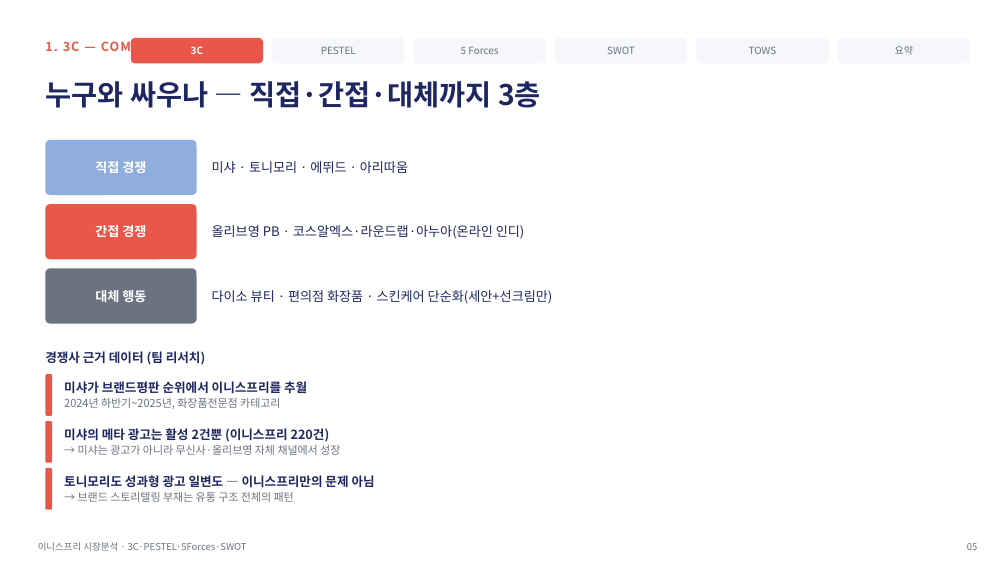
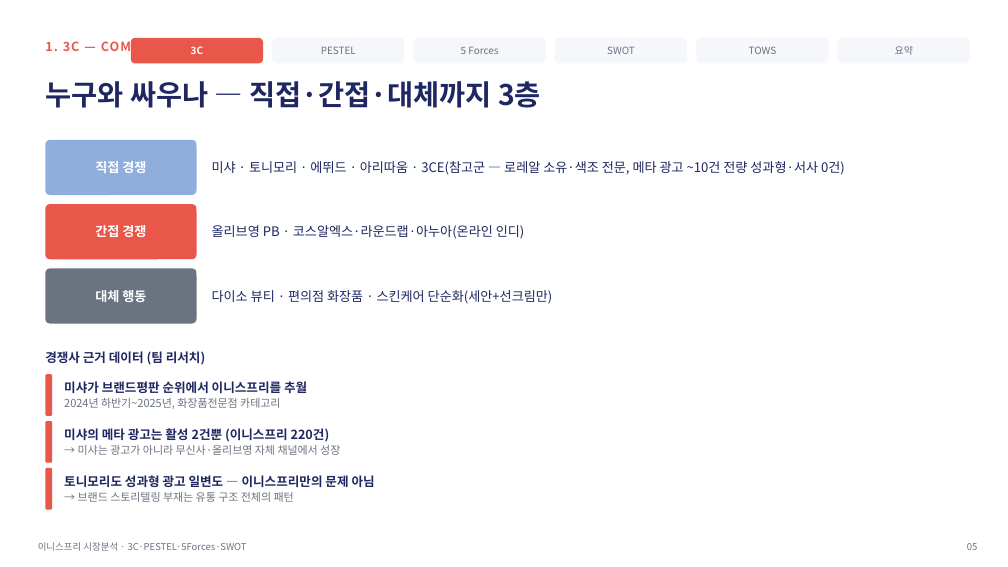
Before and after one commit to RY-ruc/Brand-Growth-Strategy, a slide deck: slide 5 of 01_분석결과/시장분석_3C_PESTEL_5Forces_SWOT.pptx. Drawn at 1008x567 pixels with LibreOffice and Linux fonts; fonts in the diff are those of the drawing. Boxes give left, top, right and bottom in pixels: in the first picture for what was removed or moved away, otherwise in the second. Text is boxed around its words. In the diff, an @@ line names an element or a change of style, - is before the commit and + after.

```diff
--- a/01_분석결과/시장분석_3C_PESTEL_5Forces_SWOT.pptx
+++ b/01_분석결과/시장분석_3C_PESTEL_5Forces_SWOT.pptx
@@ text at [212,161,845,175]: text changed @@
-미샤 · 토니모리 · 에뛰드 · 아리따움
+미샤 · 토니모리 · 에뛰드 · 아리따움 · 3CE(참고군 — 로레알 소유·색조 전문, 메타 광고 ~10건 전량 성과형·서사 0건)
```
Also in this commit, not shown: 10 other files.
